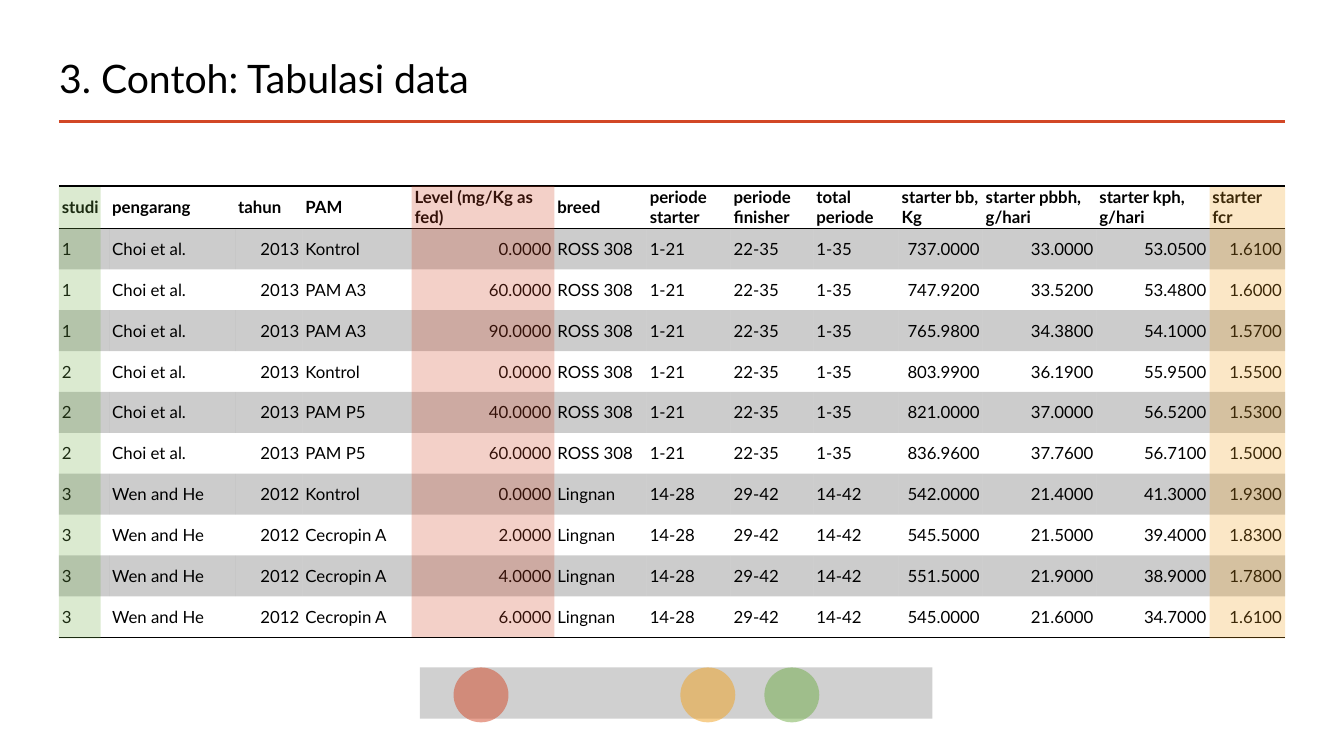
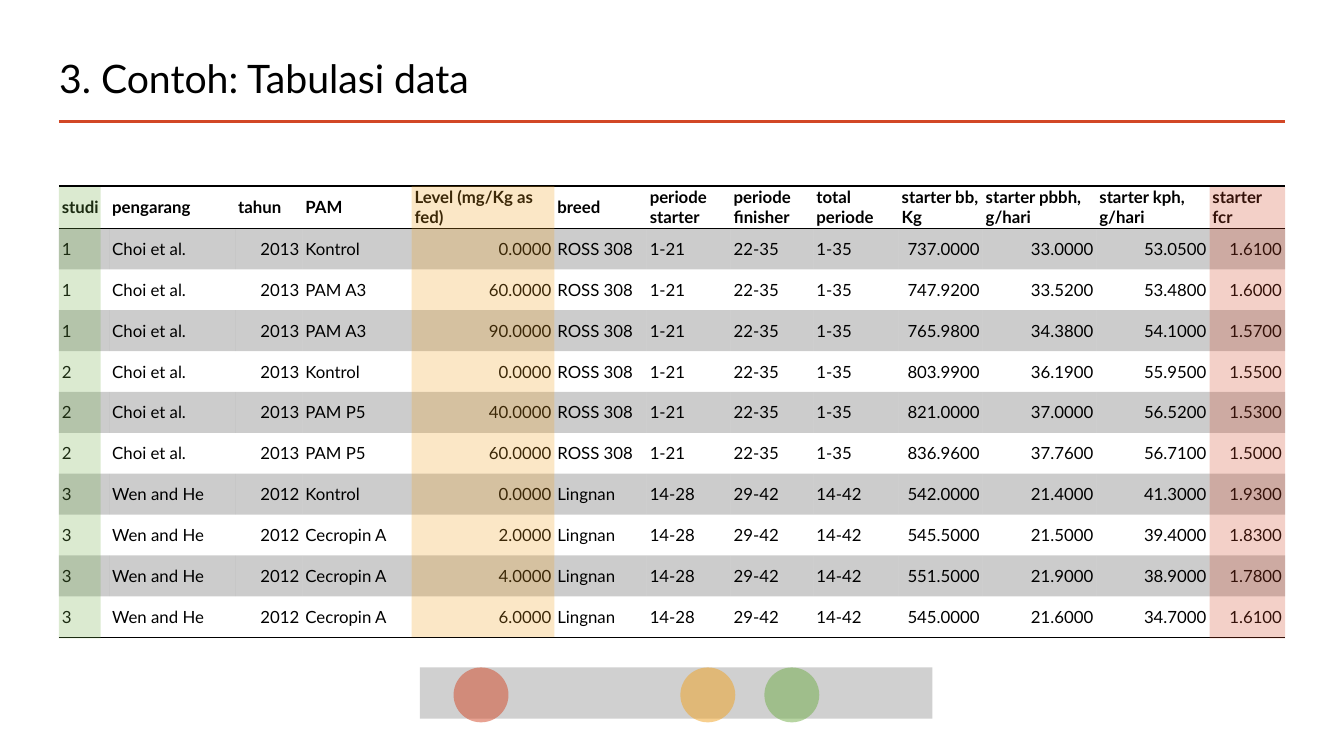
Before and after one commit to mohammad-miftakhus-sholikin/pelatihan-2020-metal, a slide deck: slide 12 of ch3_reference/2022__presentasi/Presentation_2022__Sholikin.pptx. Drawn at 1344x756 pixels with LibreOffice and Linux fonts; fonts in the diff are those of the drawing; grey boxes stand for pictures. Boxes give left, top, right and bottom in pixels: in the first picture for what was removed or moved away, otherwise in the second. Text is boxed around its words. In the diff, an @@ line names an element or a change of style, - is before the commit and + after.

```diff
--- a/ch3_reference/2022__presentasi/Presentation_2022__Sholikin.pptx
+++ b/ch3_reference/2022__presentasi/Presentation_2022__Sholikin.pptx
@@ rectangle at (411,187,555,638): fill #D24726 at 25% opacity to #F0A11F at 25% opacity @@
@@ rectangle at (1210,188,1286,639): fill #F0A11F at 25% opacity to #D24726 at 25% opacity @@
```
Also in this commit, not shown: 2 other slides changed, 2 other files.
